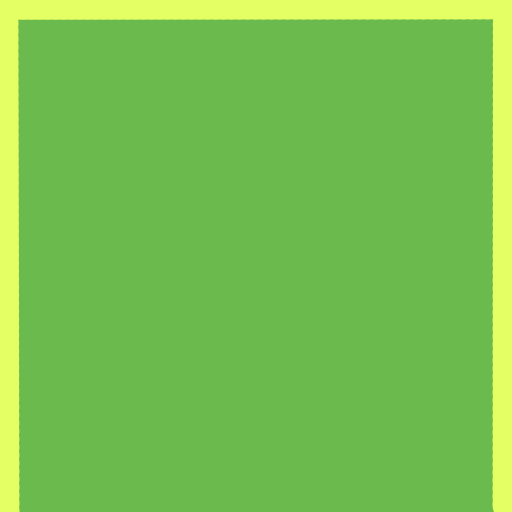
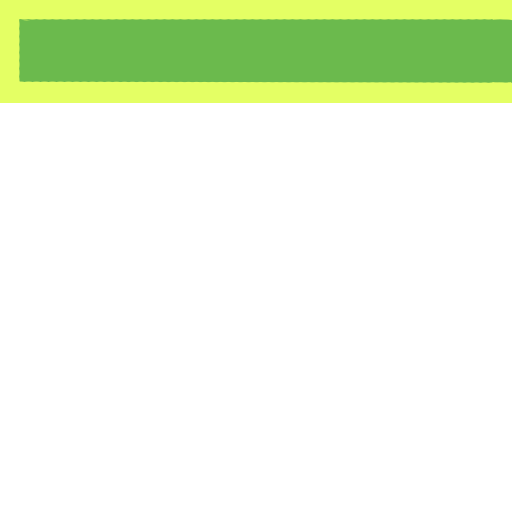
Revision of a layered 512 × 512 image; what changed, layer by layer:
painted on "Layer 2" over (0, 19, 512, 512)
